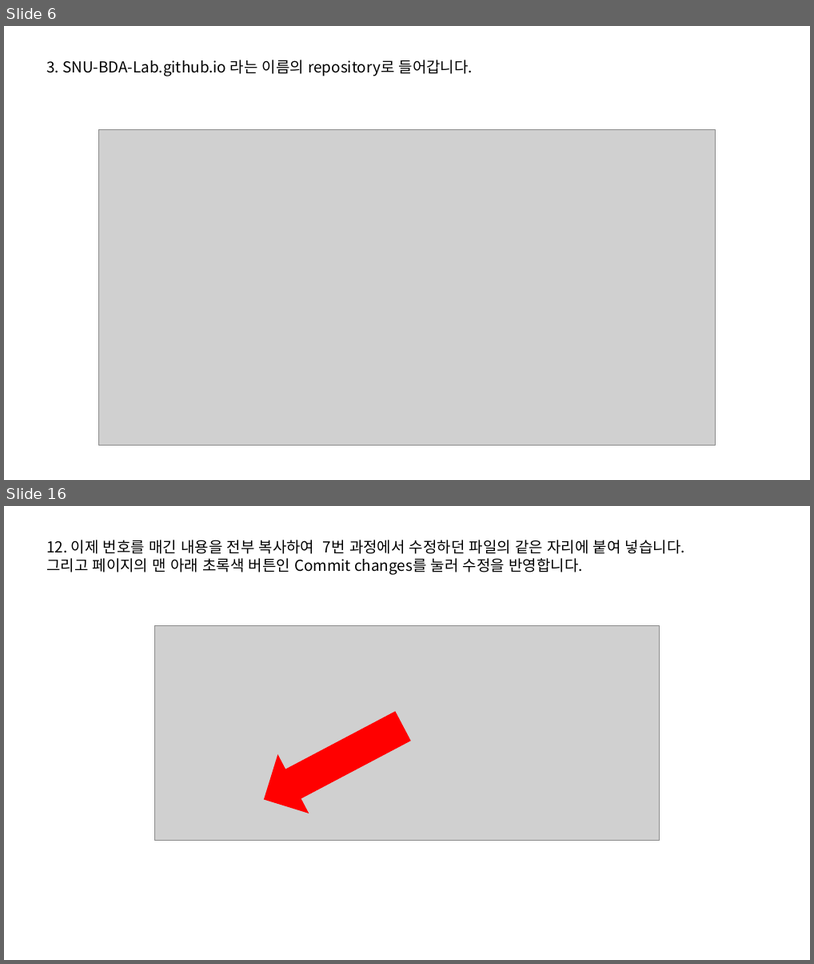
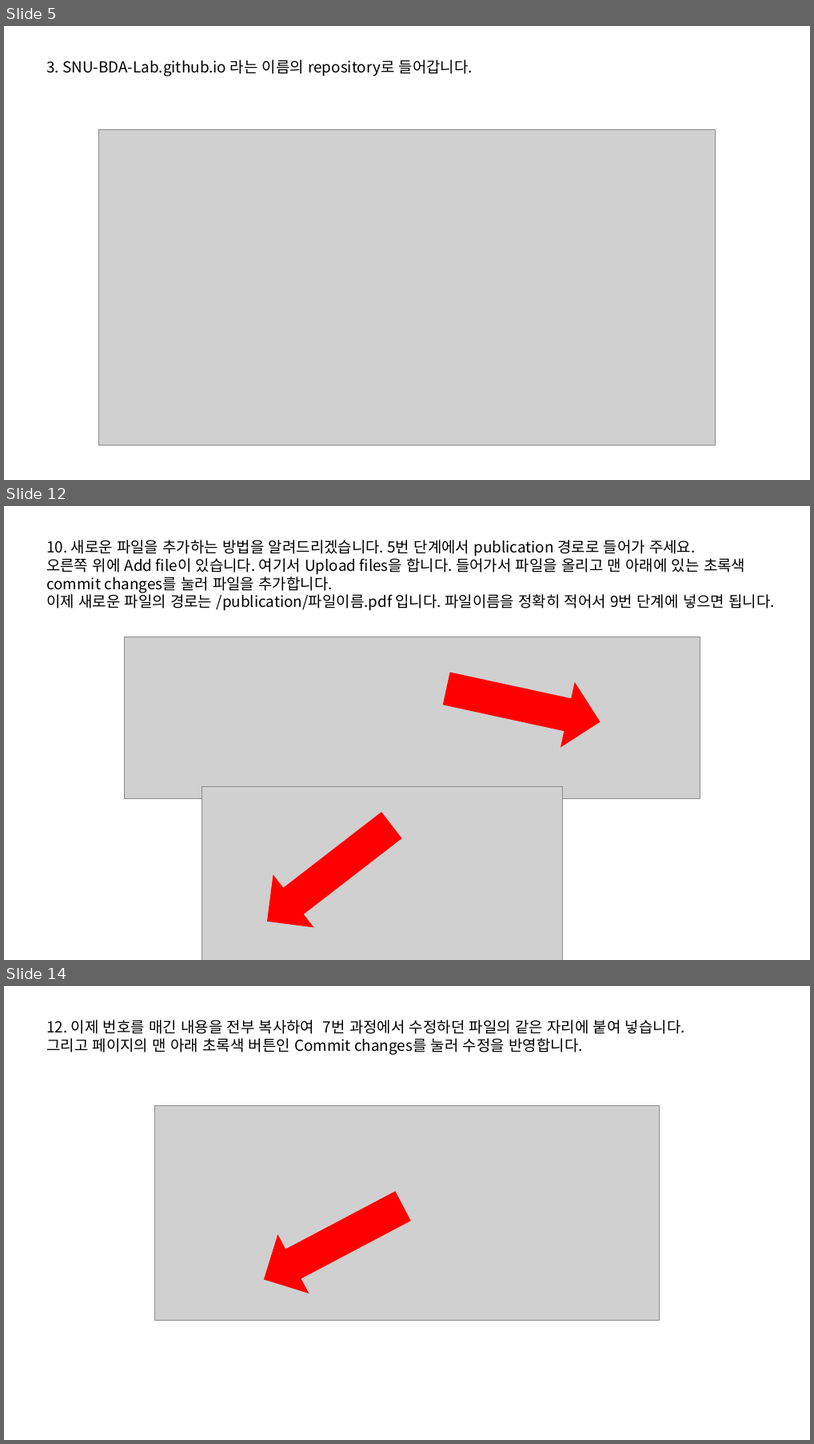
Before and after one commit to SNU-BDA-Lab/SNU-BDA-Lab.github.io, a slide deck: How_To_Use_Github_pages.pptx. Shown one above the other, each under a label of ours: slides 6 and 16 before the commit, slides 5, 12 and 14 after it; the slides between them are not shown. The pictures are 814x964 and 814x1444 pixels, drawn with LibreOffice and Linux fonts; fonts in the diff are those of the drawing; grey boxes stand for pictures. Boxes give left, top, right and bottom in pixels: in the first picture for what was removed or moved away, otherwise in the second. Text is boxed around its words. In the diff, an @@ line names an element or a change of style, - is before the commit and + after.

```diff
--- a/How_To_Use_Github_pages.pptx
+++ b/How_To_Use_Github_pages.pptx
@@ slide 12 added at bbox=[4, 506, 810, 960], background #FFFFFF @@
@@ text added at bbox=[46, 540, 774, 611], 18 pt, text #000000 @@
+10. 새로운 파일을 추가하는 방법을 알려드리겠습니다. 5번 단계에서 publication 경로로 들어가 주세요.
+오른쪽 위에 Add file이 있습니다. 여기서 Upload files을 합니다. 들어가서 파일을 올리고 맨 아래에 있는 초록색 commit changes를 눌러 파일을 추가합니다.
+이제 새로운 파일의 경로는 /publication/파일이름.pdf 입니다. 파일이름을 정확히 적어서 9번 단계에 넣으면 됩니다.
@@ picture added at bbox=[124, 637, 700, 798] @@
@@ left arrow added at bbox=[440, 656, 607, 754], fill #FF0000 @@
@@ picture added at bbox=[202, 786, 563, 960] @@
@@ left arrow added at bbox=[247, 799, 412, 948], fill #FF0000 @@
@@ what was slide 6 is now slide 5 @@
@@ what was slide 16 is now slide 14 @@
```
Also in this commit, not shown: 5 slides changed, 4 other slides added, 8 slides removed, 1 other file.
